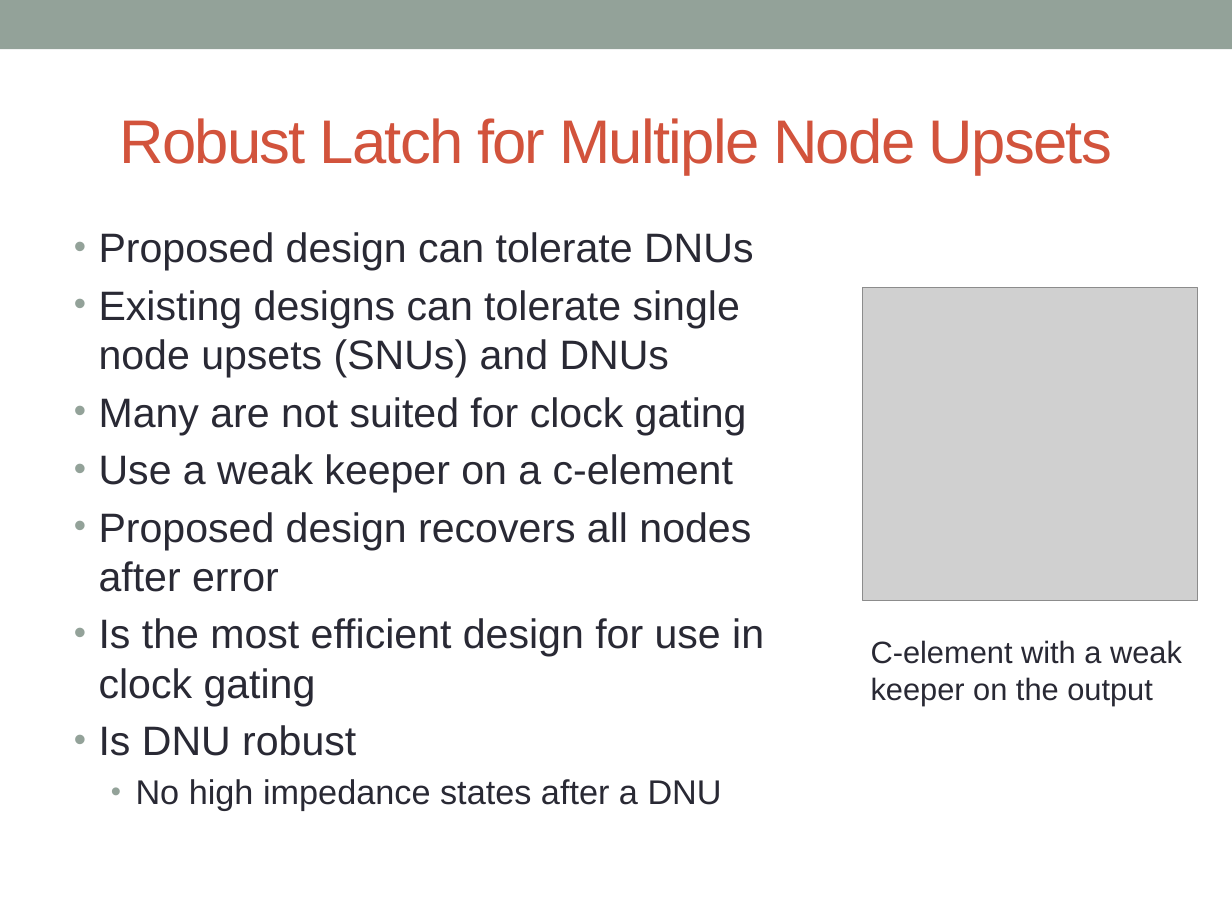
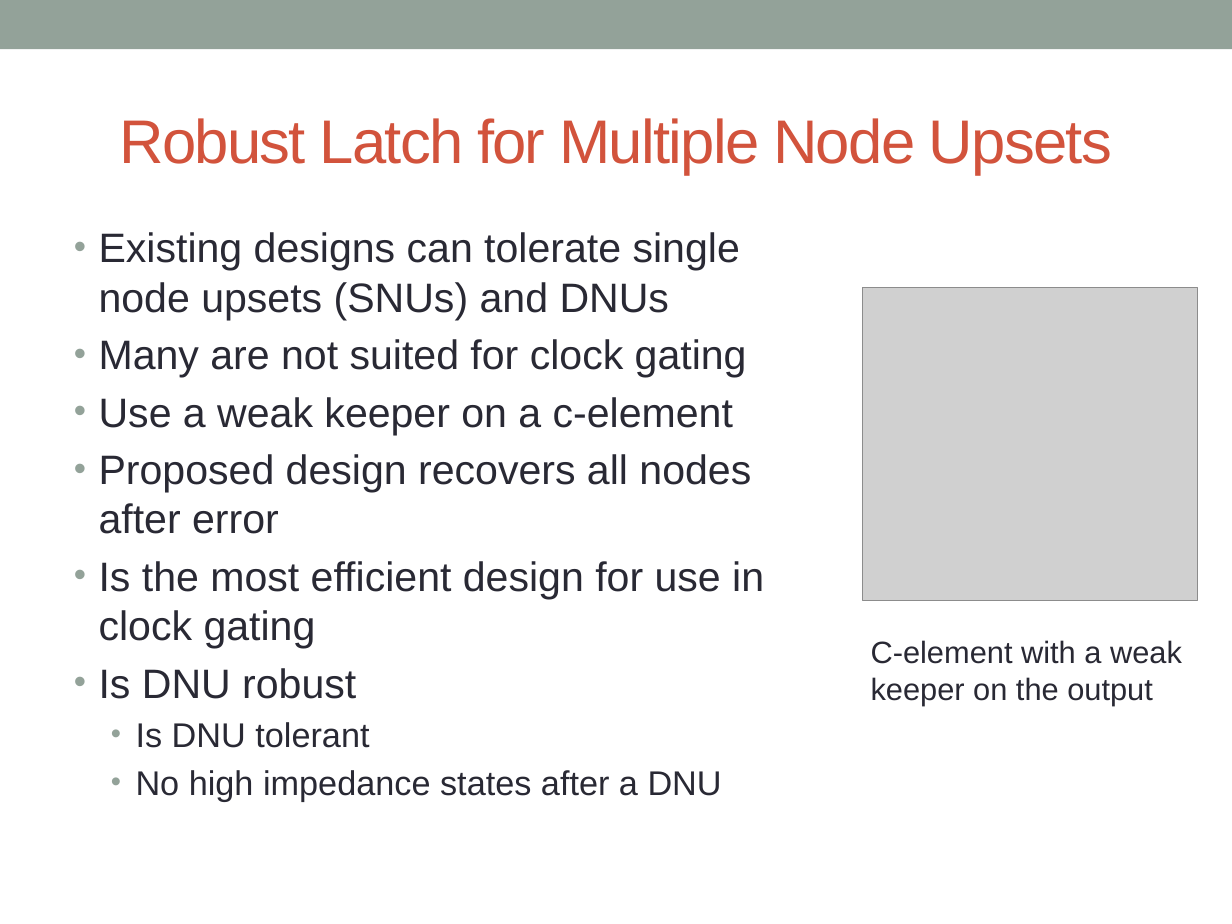
Before and after one commit to acwatkins88/Fast_SET, a slide deck: slide 6 of Dissertation/Dissertation Defense/Dissertation Defense.pptx. Drawn at 1232x924 pixels with LibreOffice and Linux fonts; fonts in the diff are those of the drawing; grey boxes stand for pictures; background and template pictures are left out. Boxes give left, top, right and bottom in pixels: in the first picture for what was removed or moved away, otherwise in the second. Text is boxed around its words. In the diff, an @@ line names an element or a change of style, - is before the commit and + after.

```diff
--- a/Dissertation/Dissertation Defense/Dissertation Defense.pptx
+++ b/Dissertation/Dissertation Defense/Dissertation Defense.pptx
@@ text at box(99, 232, 754, 271): paragraph removed @@
-• Proposed design can tolerate DNUs
@@ text at box(136, 722, 369, 748): paragraph added @@
+  • Is DNU tolerant
```
Also in this commit, not shown: 23 other slides changed, 5 slides added, 1 slide removed, 15 other files.
